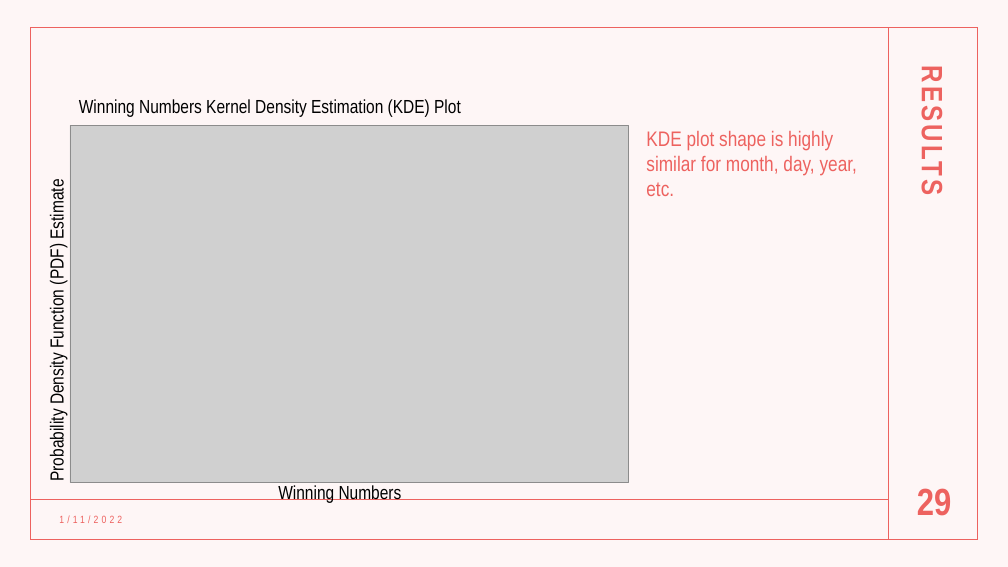
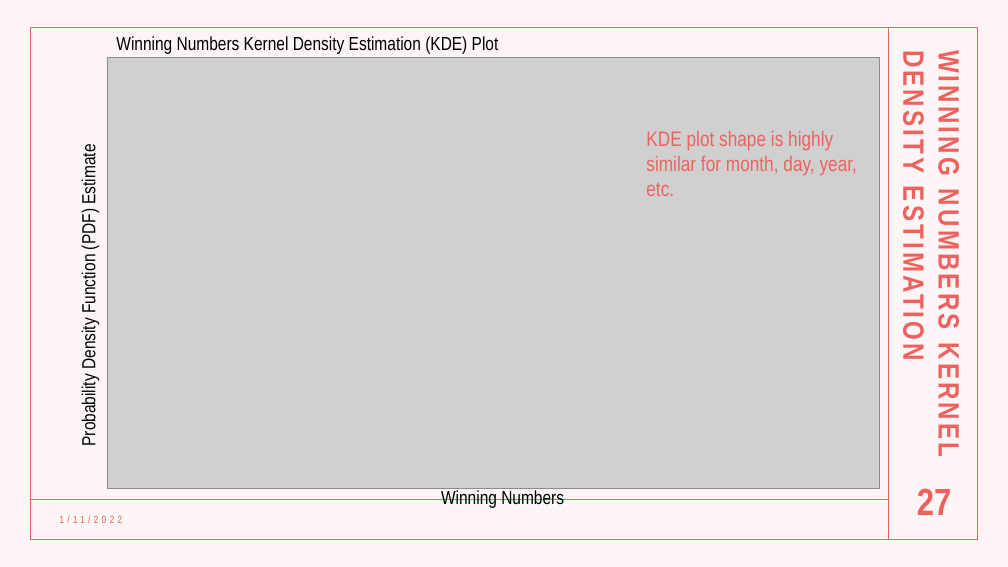
Before and after one commit to AlbiKovi/DSO110---Final-Group-Project, a slide deck: slide 27 of Is the Mega Millions a Mega Trap.pptm (slide 29 before the commit). Drawn at 1008x567 pixels with LibreOffice and Linux fonts; fonts in the diff are those of the drawing; grey boxes stand for pictures. Boxes give left, top, right and bottom in pixels: in the first picture for what was removed or moved away, otherwise in the second. Text is boxed around its words. In the diff, an @@ line names an element or a change of style, - is before the commit and + after.

```diff
--- a/Is the Mega Millions a Mega Trap.pptm
+++ b/Is the Mega Millions a Mega Trap.pptm
@@ text "Probability Density Function (PDF) Estimate": place and size @@
-text "Probability Density Function (PDF) Estimate" at [46, 185, 67, 479]
+text "Probability Density Function (PDF) Estimate" at [78, 150, 99, 444]
@@ text "Winning Numbers Kernel Density Estimation ...": place and size @@
-text "Winning Numbers Kernel Density Estimation ..." at [79, 99, 461, 117]
+text "Winning Numbers Kernel Density Estimation ..." at [116, 36, 499, 54]
@@ picture: place and size @@
-picture at [70, 126, 629, 483]
+picture at [107, 57, 880, 488]
@@ text at [933, 62, 966, 455]: text changed @@
-RESULTS
+WINNING NUMBERS KERNEL DENSITY ESTIMATION
@@ text "Winning Numbers": place and size @@
-text "Winning Numbers" at [278, 485, 402, 503]
+text "Winning Numbers" at [441, 490, 564, 508]
@@ page number at [917, 488, 951, 515]: text changed @@
-29
+27
```
Also in this commit, not shown: 20 other slides changed, 1 slide removed.
